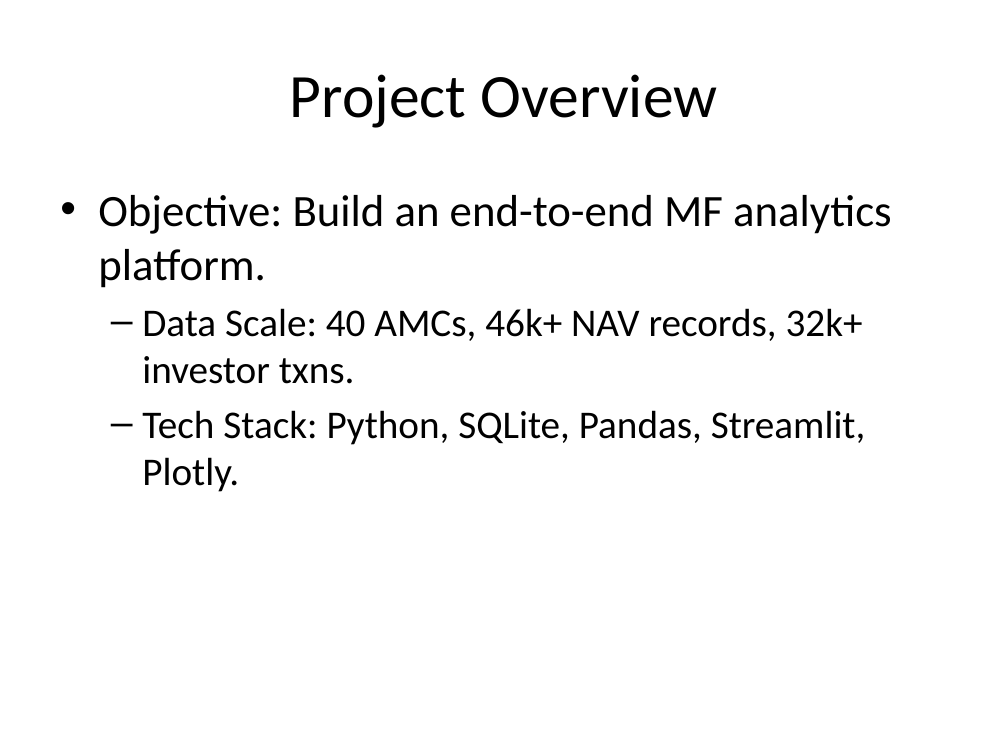
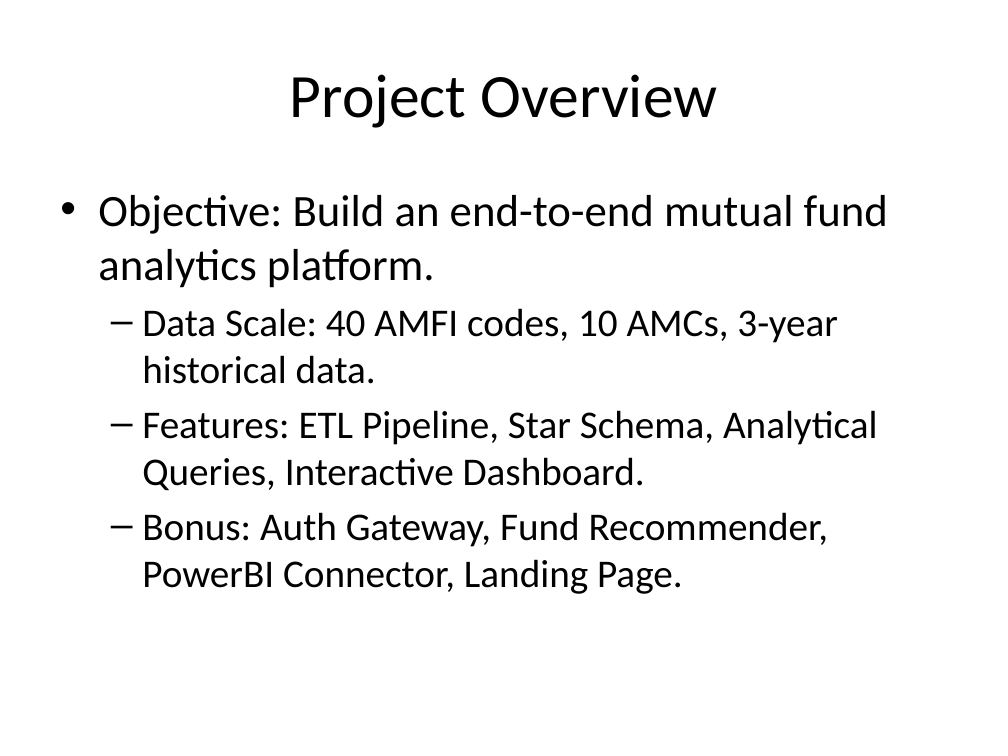
Before and after one commit to prathmeshnanda2007-sudo/MUTUAL-FUND-ANALYSIS, a slide deck: slide 2 of reports/Project_Presentation_Deck.pptx. Drawn at 1008x756 pixels with LibreOffice and Linux fonts; fonts in the diff are those of the drawing. Boxes give left, top, right and bottom in pixels: in the first picture for what was removed or moved away, otherwise in the second. Text is boxed around its words. In the diff, an @@ line names an element or a change of style, - is before the commit and + after.

Commit message:
Complete 5-phase plan: Update dashboard, landing page, reports, and secure secrets

```diff
--- a/reports/Project_Presentation_Deck.pptx
+++ b/reports/Project_Presentation_Deck.pptx
@@ text at box(98, 195, 888, 594): text changed @@
-• Objective: Build an end-to-end MF analytics platform.
-  – Data Scale: 40 AMCs, 46k+ NAV records, 32k+ investor txns.
-  – Tech Stack: Python, SQLite, Pandas, Streamlit, Plotly.
+• Objective: Build an end-to-end mutual fund analytics platform.
+  – Data Scale: 40 AMFI codes, 10 AMCs, 3-year historical data.
+  – Features: ETL Pipeline, Star Schema, Analytical Queries, Interactive Dashboard.
+  – Bonus: Auth Gateway, Fund Recommender, PowerBI Connector, Landing Page.
```
Also in this commit, not shown: 5 other slides changed, 6 slides added, 6 slides removed, 11 other files.
